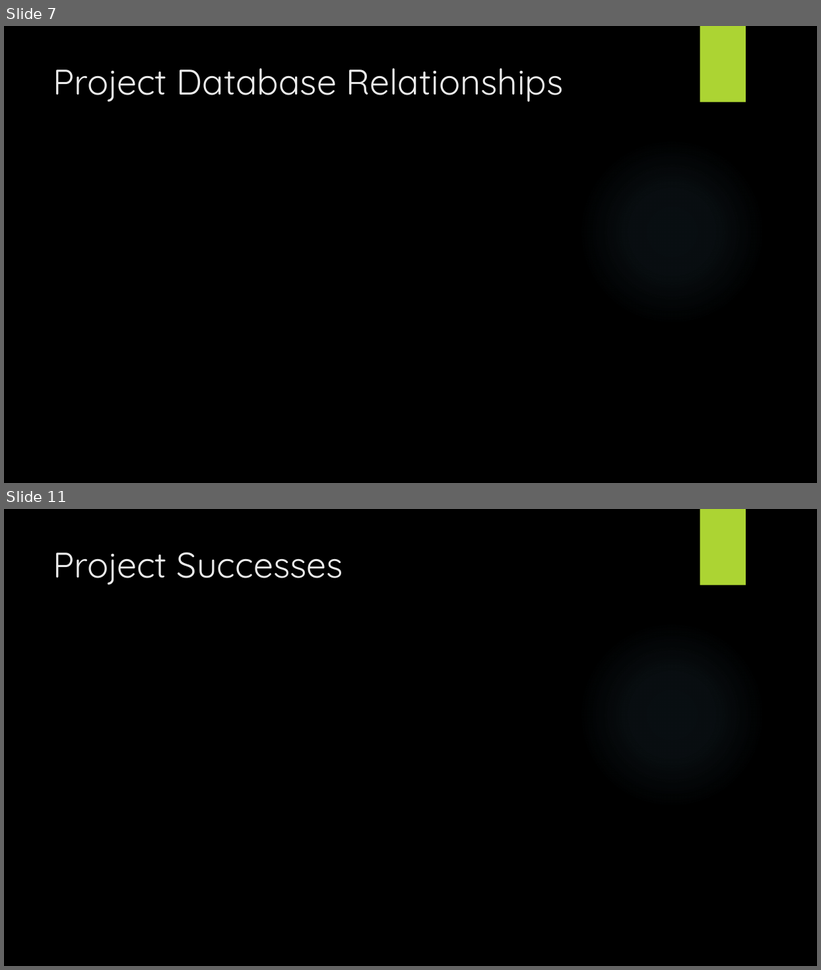
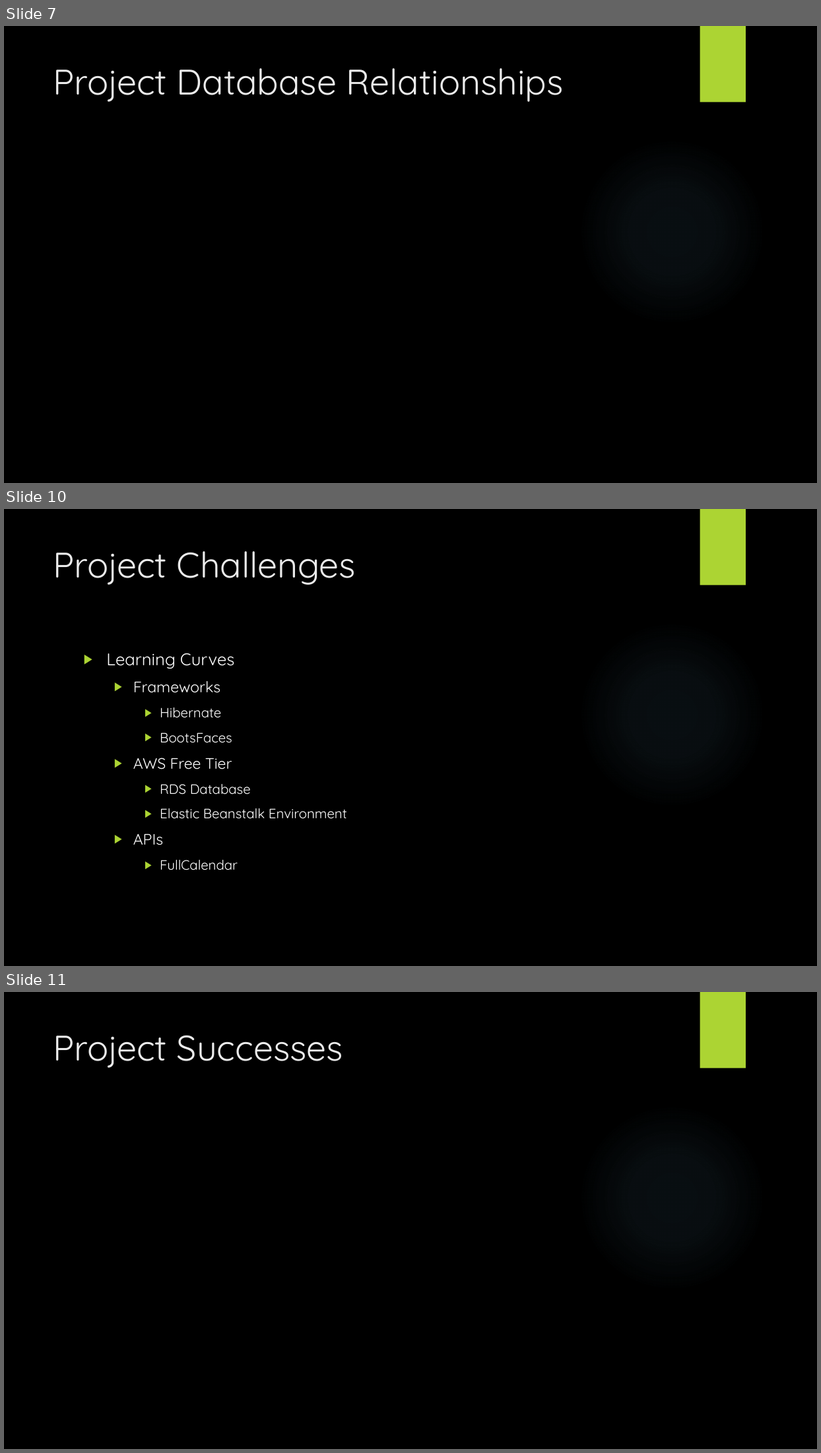
Before and after one commit to TheBrokenTheory/CapstoneProject2019, a slide deck: Documentation/BetaPresentation.pptx. Shown one above the other, each under a label of ours: slides 7 and 11 before the commit, slides 7, 10 and 11 after it; the slides between them are not shown. The pictures are 821x970 and 821x1453 pixels, drawn with LibreOffice and Linux fonts; fonts in the diff are those of the drawing; background and template pictures are left out. Boxes give left, top, right and bottom in pixels: in the first picture for what was removed or moved away, otherwise in the second. Text is boxed around its words. In the diff, an @@ line names an element or a change of style, - is before the commit and + after.

```diff
--- a/Documentation/BetaPresentation.pptx
+++ b/Documentation/BetaPresentation.pptx
@@ slide 10 added at bbox=[4, 509, 817, 966], background picture (left out); not listed: 2 template elements that a slide beside it also shows @@
@@ title added at bbox=[54, 551, 356, 585], 42 pt, text #EBEBEB @@
+Project Challenges
@@ text added at bbox=[106, 653, 347, 871], 16 pt, text #FFFFFF @@
+▶ Learning Curves
+  ▶ Frameworks
+    ▶ Hibernate
+    ▶ BootsFaces
+  ▶ AWS Free Tier
+    ▶ RDS Database
+    ▶ Elastic Beanstalk Environment
+  ▶ APIs
+    ▶ FullCalendar
```
Also in this commit, not shown: 4 slides changed, 1 slide removed.
